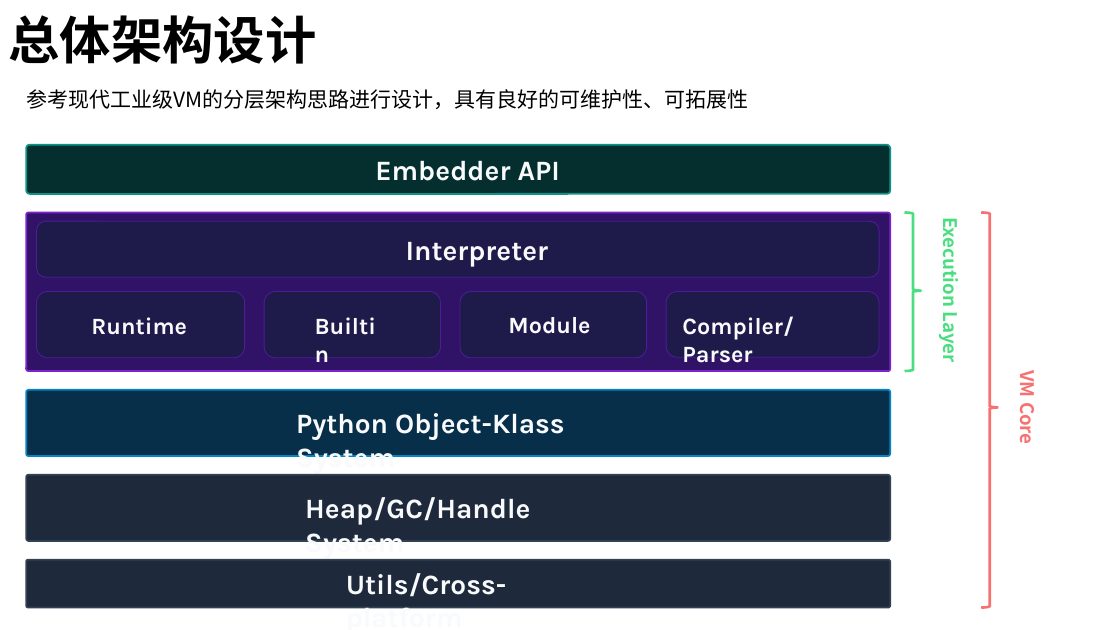
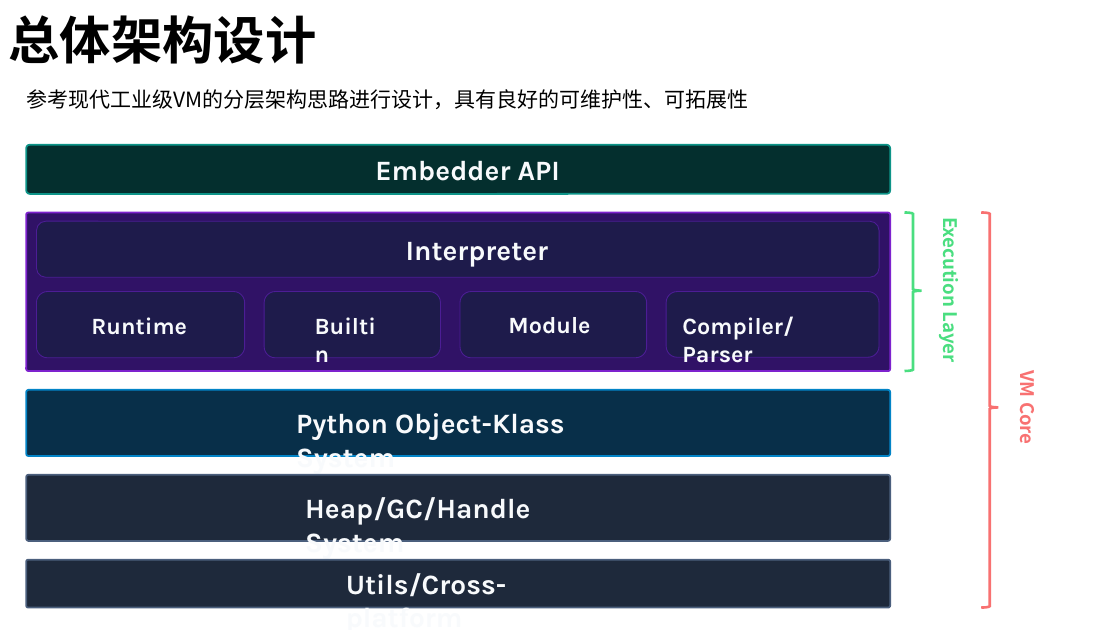
Before and after one commit to WU-SUNFLOWER/S.A.A.U.S.O, a slide deck: slide 2 of logo/architecture.pptx. Drawn at 1120x630 pixels with LibreOffice and Linux fonts; fonts in the diff are those of the drawing. Boxes give left, top, right and bottom in pixels: in the first picture for what was removed or moved away, otherwise in the second. Text is boxed around its words. In the diff, an @@ line names an element or a change of style, - is before the commit and + after.

```diff
--- a/logo/architecture.pptx
+++ b/logo/architecture.pptx
@@ rounded rectangle at <box>26,475,891,541</box>: outline #334155 1.5 pt to #4B5F7D 1.5 pt @@
@@ rounded rectangle at <box>26,560,891,607</box>: outline #334155 1.5 pt to #4B5F7D 1.5 pt @@
```
Also in this commit, not shown: 1 other file.
